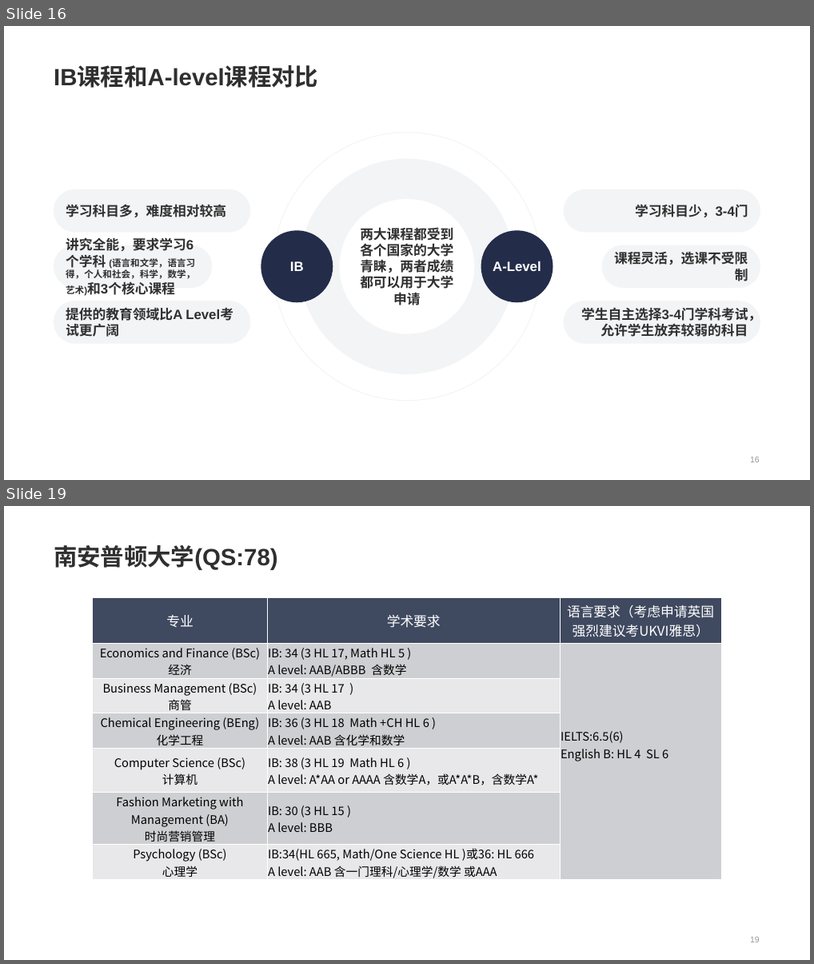
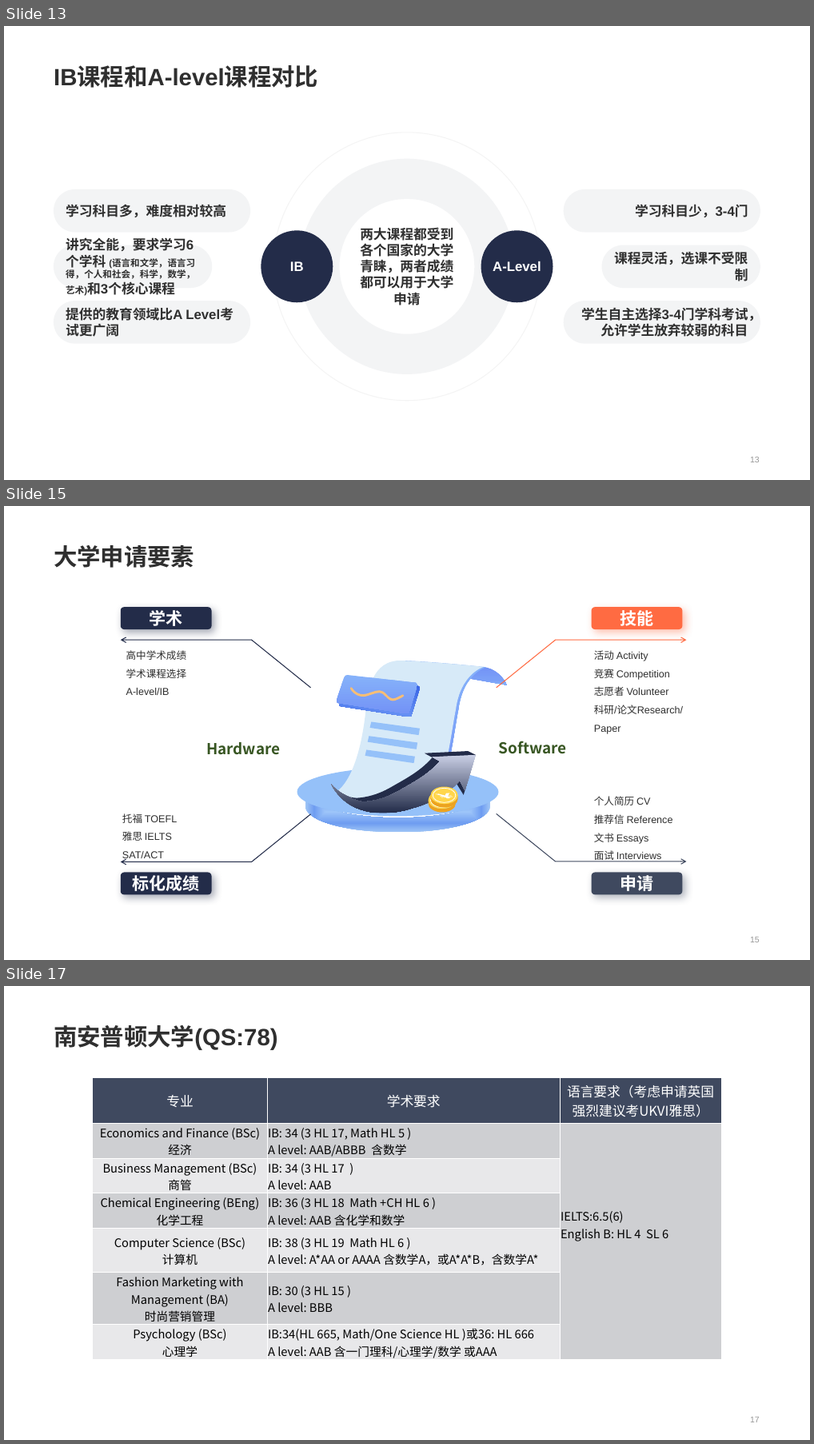
Before and after one commit to zpygithub/python-test, a slide deck: 2.pptx. Shown one above the other, each under a label of ours: slides 16 and 19 before the commit, slides 13, 15 and 17 after it; the slides between them are not shown. The pictures are 814x964 and 814x1444 pixels, drawn with LibreOffice and Linux fonts; fonts in the diff are those of the drawing. Boxes give left, top, right and bottom in pixels: in the first picture for what was removed or moved away, otherwise in the second. Text is boxed around its words. In the diff, an @@ line names an element or a change of style, - is before the commit and + after.

```diff
--- a/2.pptx
+++ b/2.pptx
@@ slide 15 added at (4,506,810,960), background #FFFFFF @@
@@ title added at (54,545,194,568), 28 pt, text #2F2F2F, bold @@
+大学申请要素
@@ text added at (206,742,280,755), 18 pt, text #385723, bold @@
+Hardware
@@ text added at (499,740,567,754), 18 pt, text #385723, bold @@
+Software
@@ group added at (121,607,687,894): 25 freeform shapes, 4 texts, 4 rounded rectangles @@
+高中学术成绩
+学术课程选择
+A-level/IB
+学术
+活动 Activity
+竞赛 Competition
+志愿者 Volunteer
+科研/论文Research/Paper
+技能
+托福 TOEFL
+雅思 IELTS
+SAT/ACT
+标化成绩
+个人简历 CV
+推荐信 Reference
+文书 Essays
+面试 Interviews
+申请
@@ page number added at (750,936,760,942), 10 pt, text #979797 @@
+15
@@ what was slide 16 is now slide 13 @@
@@ what was slide 19 is now slide 17 @@
@@ page number at (750,1416,760,1422): text changed @@
-19
+17
```
Also in this commit, not shown: 7 slides changed, 3 other slides added, 4 slides removed.
